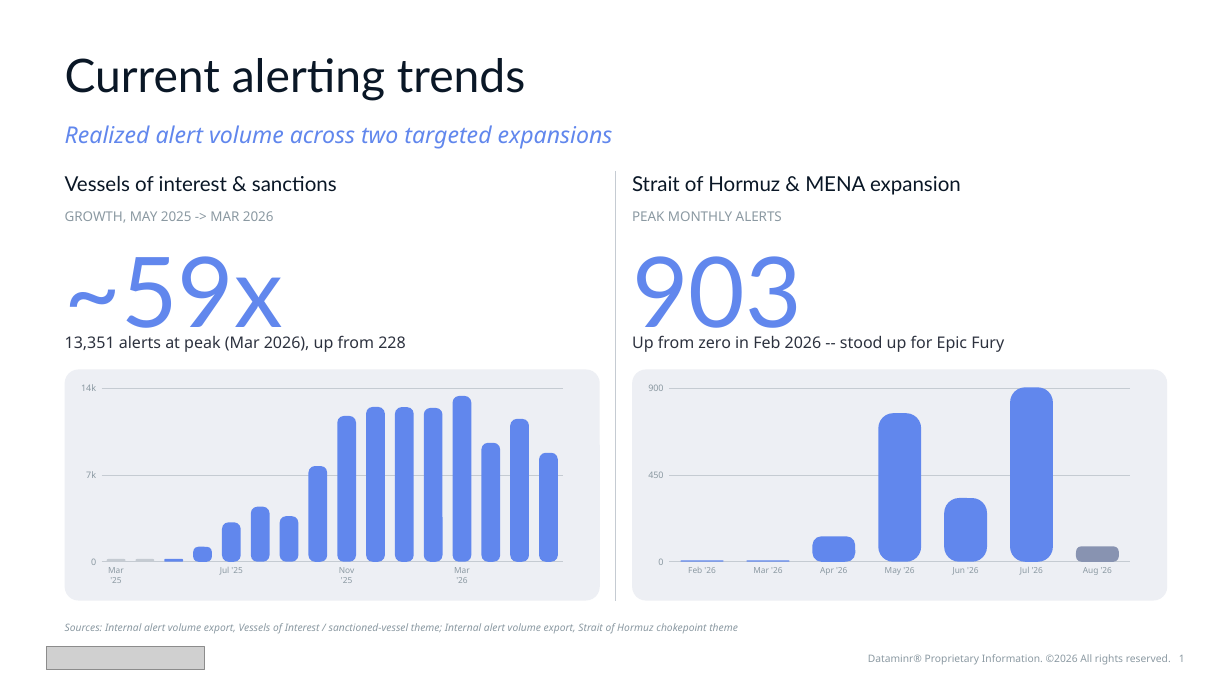
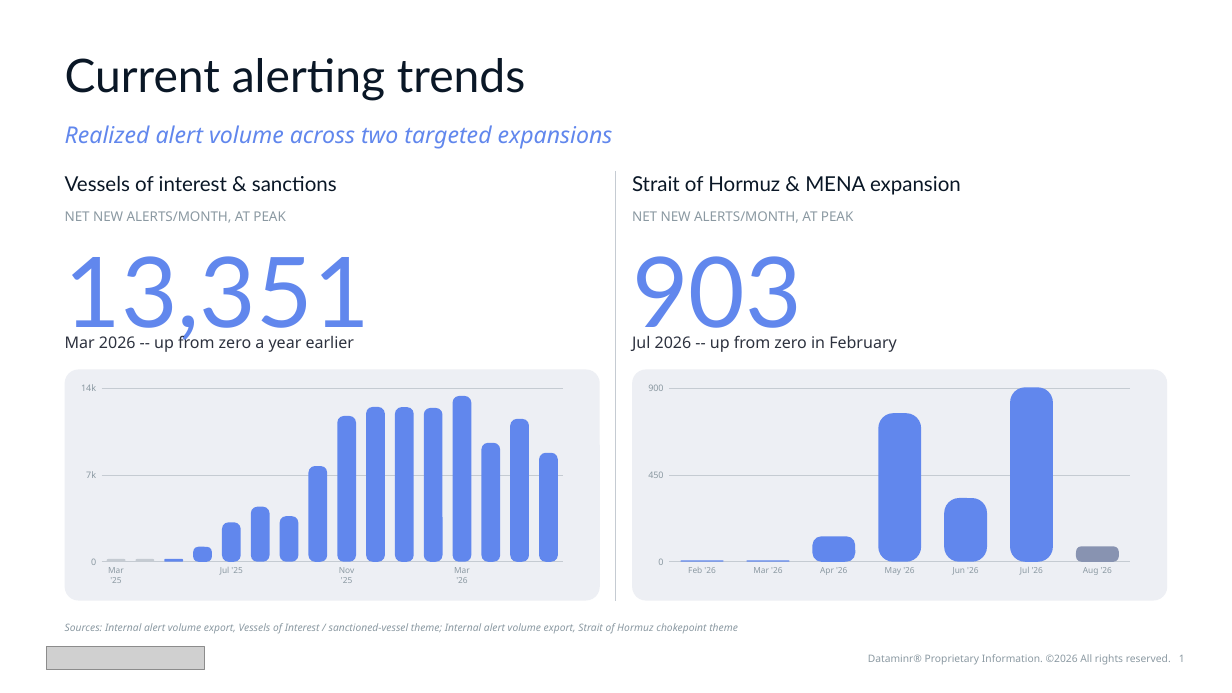
Before and after one commit to wgregor-glitch/Claude-Code-First, a slide deck: slide 1 of deck-2026/build/dataminr_2026_alerting_summary.pptx. Drawn at 1232x693 pixels with LibreOffice and Linux fonts; fonts in the diff are those of the drawing; grey boxes stand for pictures. Boxes give left, top, right and bottom in pixels: in the first picture for what was removed or moved away, otherwise in the second. Text is boxed around its words. In the diff, an @@ line names an element or a change of style, - is before the commit and + after.

```diff
--- a/deck-2026/build/dataminr_2026_alerting_summary.pptx
+++ b/deck-2026/build/dataminr_2026_alerting_summary.pptx
@@ text at <box>65,211,285,223</box>: text changed @@
-GROWTH, MAY 2025 -> MAR 2026
+NET NEW ALERTS/MONTH, AT PEAK
@@ text at <box>632,211,853,223</box>: text changed @@
-PEAK MONTHLY ALERTS
+NET NEW ALERTS/MONTH, AT PEAK
@@ text at <box>65,256,370,345</box>: text changed @@
-~59x
+13,351
@@ text at <box>65,333,355,352</box>: text changed @@
-13,351 alerts at peak (Mar 2026), up from 228
+Mar 2026 -- up from zero a year earlier
@@ text at <box>632,335,896,352</box>: text changed @@
-Up from zero in Feb 2026 -- stood up for Epic Fury
+Jul 2026 -- up from zero in February
```
Also in this commit, not shown: 1 other file.
